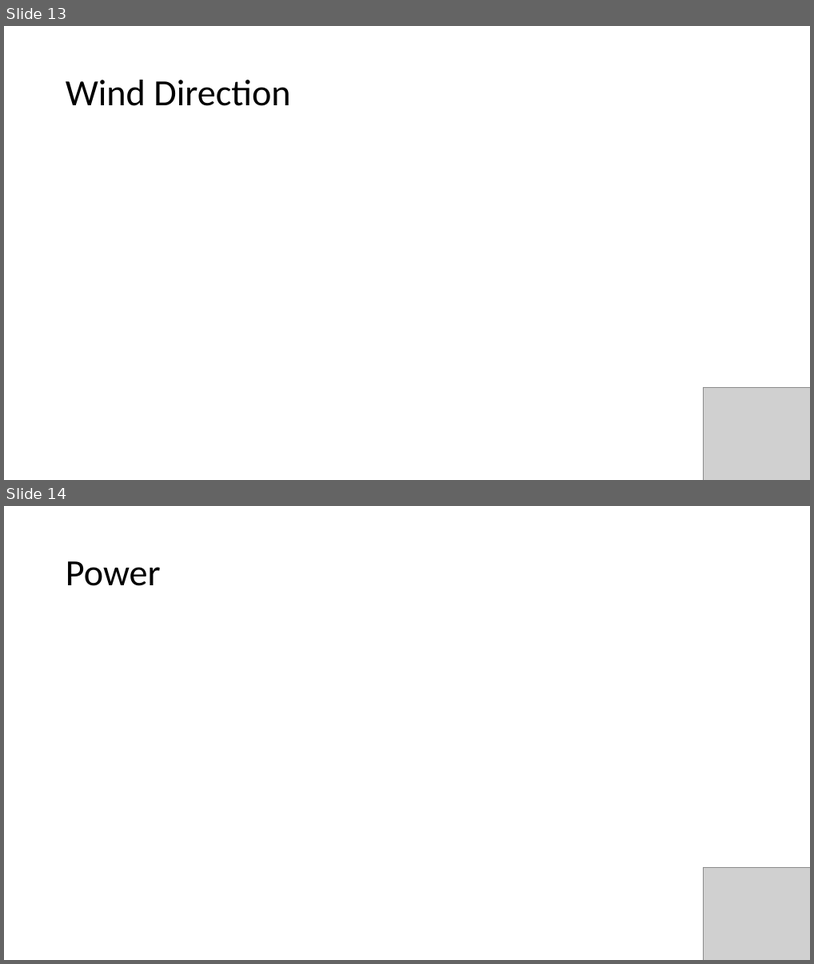
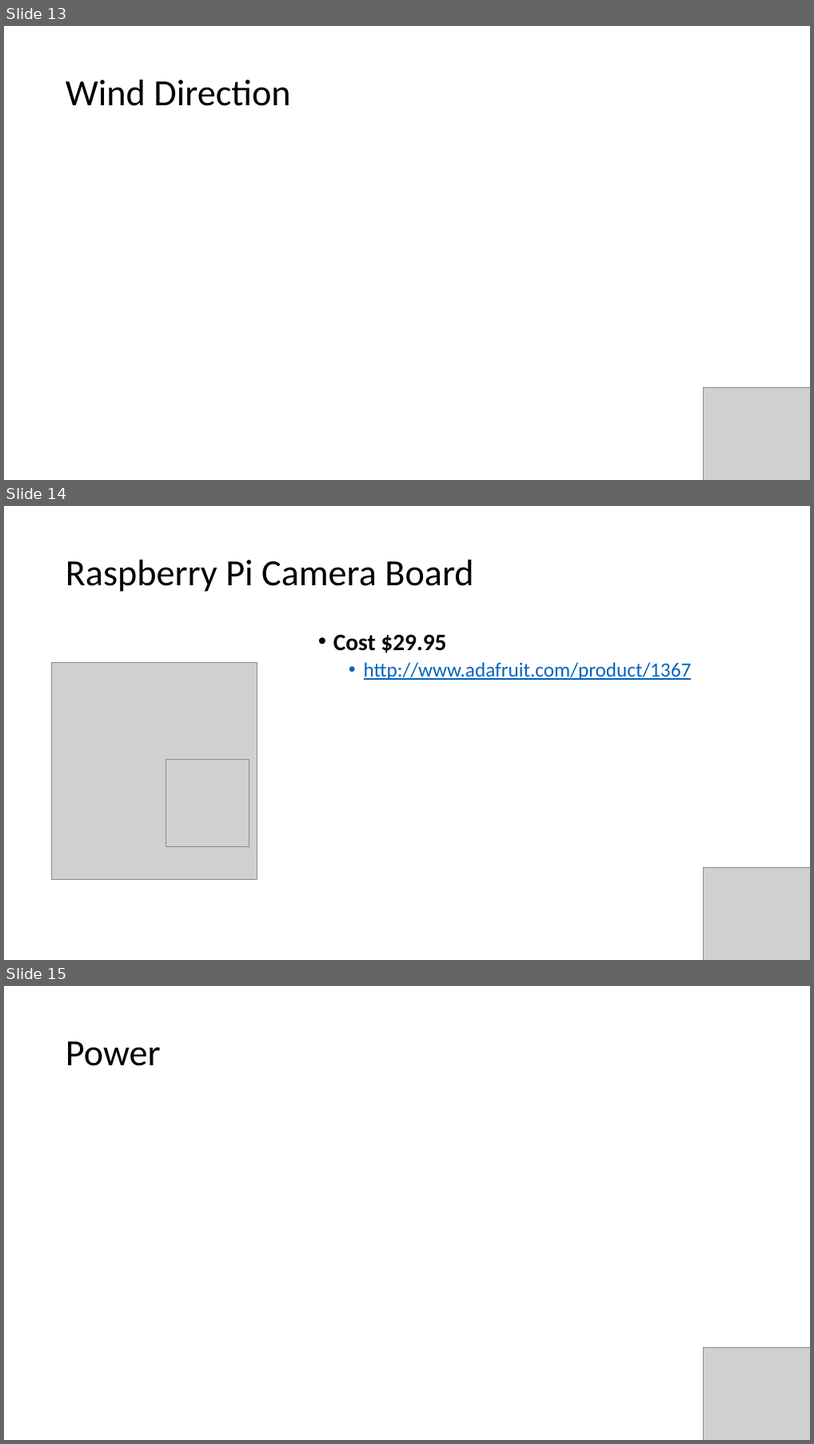
Before and after one commit to crimeprophet/CodeSaints, a slide deck: Weather Station.pptx. Shown one above the other, each under a label of ours: slides 13 and 14 before the commit, slides 13, 14 and 15 after it. The pictures are 814x964 and 814x1444 pixels, drawn with LibreOffice and Linux fonts; fonts in the diff are those of the drawing; grey boxes stand for pictures. Boxes give left, top, right and bottom in pixels: in the first picture for what was removed or moved away, otherwise in the second. Text is boxed around its words. In the diff, an @@ line names an element or a change of style, - is before the commit and + after.

Commit message:
Added pi camera.

```diff
--- a/Weather Station.pptx
+++ b/Weather Station.pptx
@@ slide 14 added at (x1=4, y1=506, x2=810, y2=960), background #FFFFFF @@
@@ title added at (x1=66, y1=560, x2=474, y2=592), 44 pt, text #000000 @@
+Raspberry Pi Camera Board
@@ text added at (x1=334, y1=634, x2=692, y2=680), 24 pt, text #0563C1, underline @@
+• Cost $29.95
+  • http://www.adafruit.com/product/1367
@@ picture added at (x1=52, y1=662, x2=257, y2=879) @@
@@ picture added at (x1=166, y1=760, x2=249, y2=847) @@
@@ picture added at (x1=704, y1=867, x2=810, y2=960) @@
@@ what was slide 14 is now slide 15 @@
```
